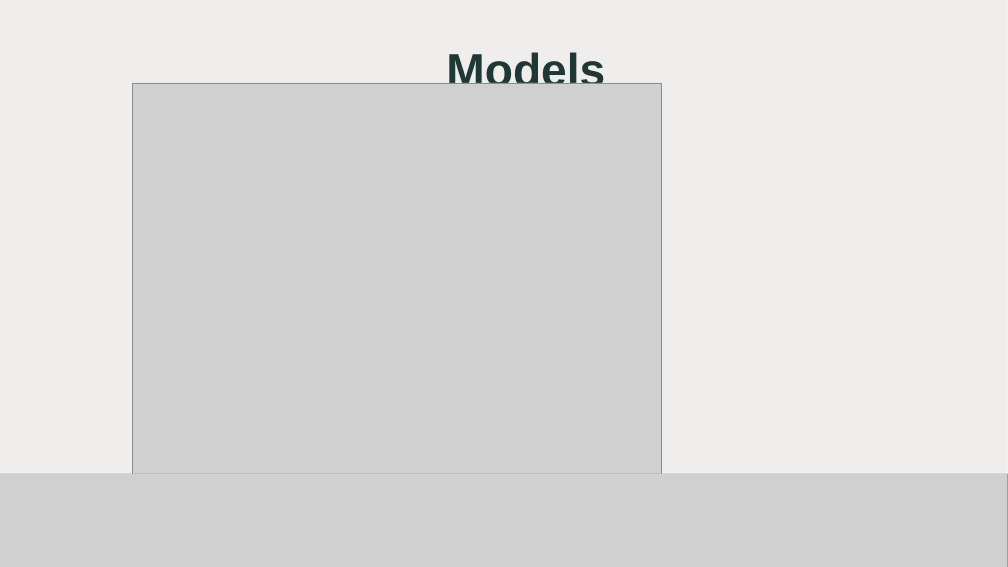
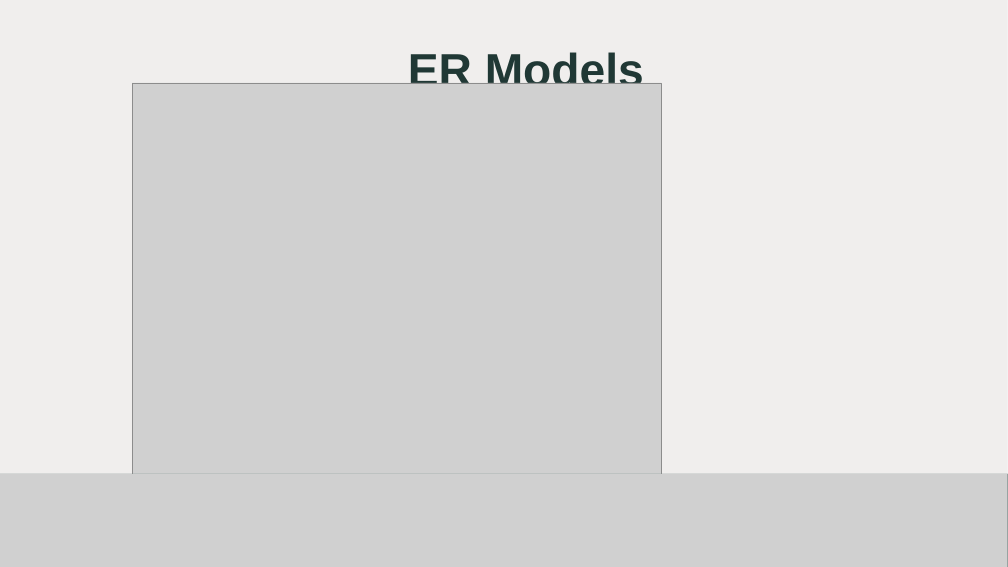
Before and after one commit to contactatfp/theLibrarians, a slide deck: slide 3 of weekly_team_presentation/Week4.pptx. Drawn at 1008x567 pixels with LibreOffice and Linux fonts; fonts in the diff are those of the drawing; grey boxes stand for pictures; background and template pictures are left out. Boxes give left, top, right and bottom in pixels: in the first picture for what was removed or moved away, otherwise in the second. Text is boxed around its words. In the diff, an @@ line names an element or a change of style, - is before the commit and + after.

```diff
--- a/weekly_team_presentation/Week4.pptx
+++ b/weekly_team_presentation/Week4.pptx
@@ title at (x1=408, y1=52, x2=644, y2=84): text changed @@
-Models
+ER Models
```
Also in this commit, not shown: 1 other file.
